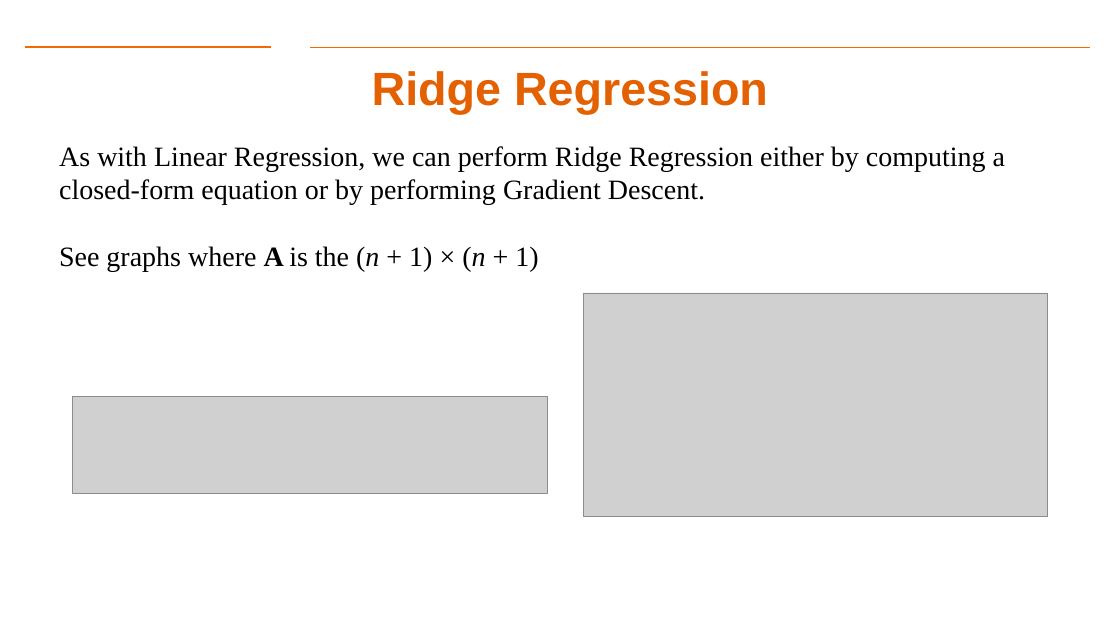
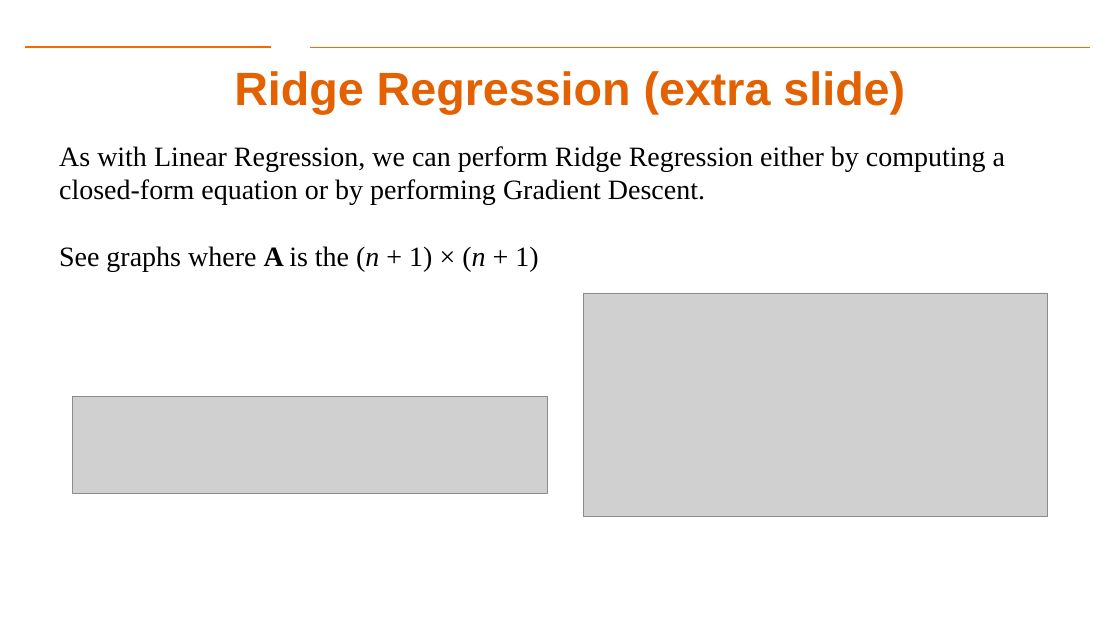
Before and after one commit to aiforsec/RIT-DSCI-633-FDS, a slide deck: slide 14 of Syllabus/Lecture05/Lec05.pptx (slide 10 before the commit). Drawn at 1120x630 pixels with LibreOffice and Linux fonts; fonts in the diff are those of the drawing; grey boxes stand for pictures; background and template pictures are left out. Boxes give left, top, right and bottom in pixels: in the first picture for what was removed or moved away, otherwise in the second. Text is boxed around its words. In the diff, an @@ line names an element or a change of style, - is before the commit and + after.

```diff
--- a/Syllabus/Lecture05/Lec05.pptx
+++ b/Syllabus/Lecture05/Lec05.pptx
@@ text at [234, 71, 905, 115]: text changed @@
-Ridge Regression
+Ridge Regression (extra slide)
```
Also in this commit, not shown: 8 other slides changed, 5 slides added, 1 slide removed.
